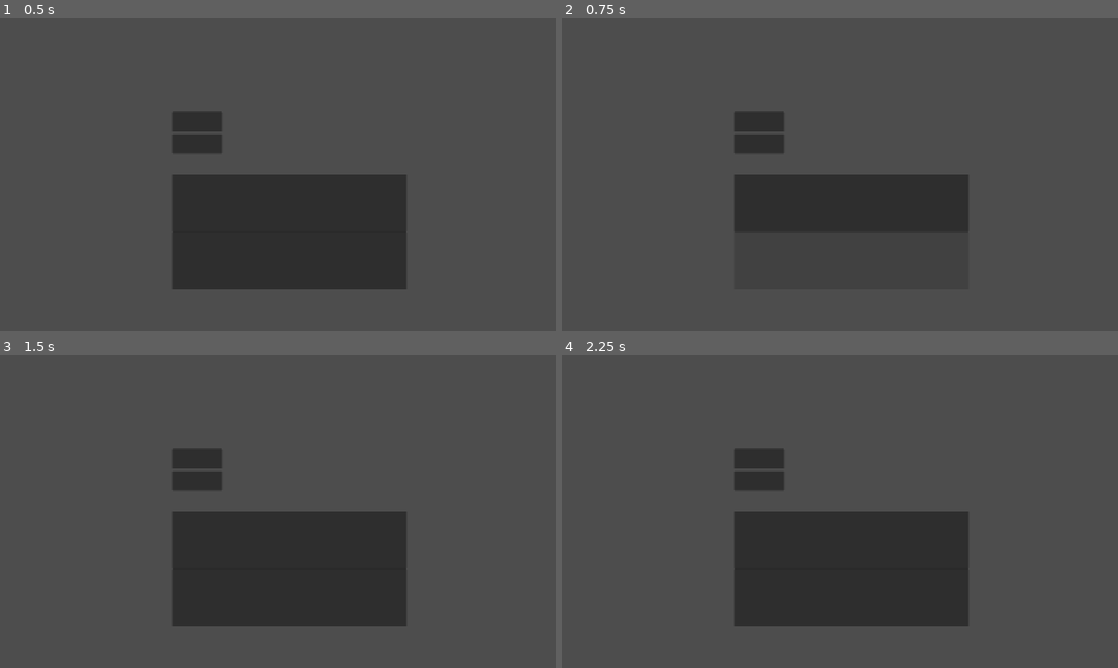
Above: before the commit, frames 1-4 (two rows, left to right).
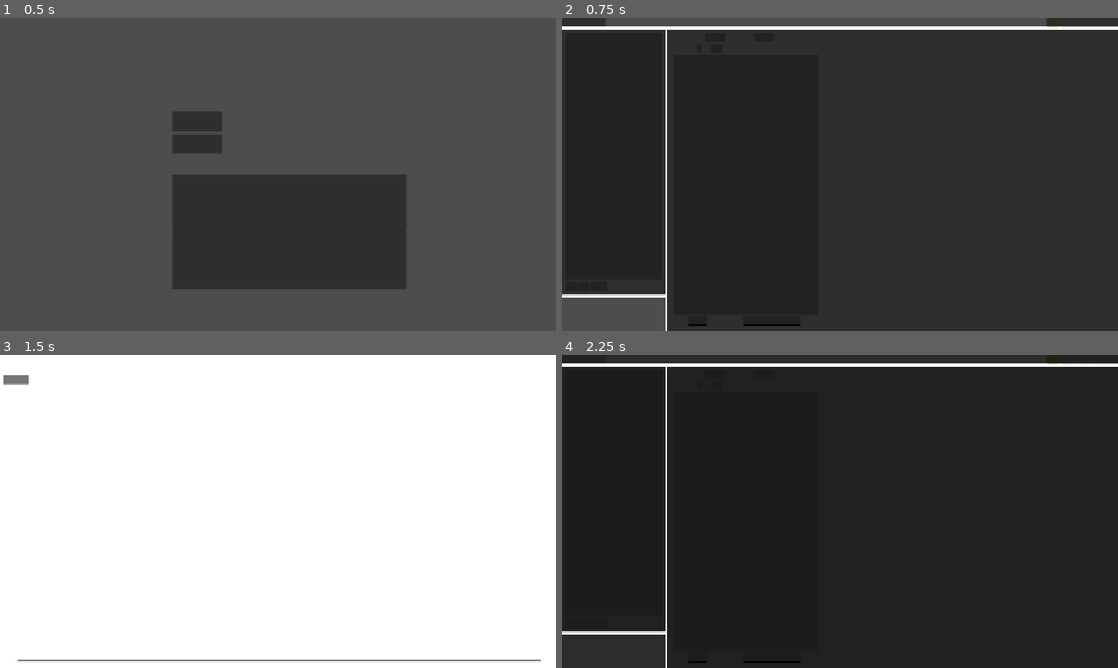
Above: after the commit, the same moments.

Repository: cunmin111-official/OpenRhyth-Editor
Game: Godot game, scene res://scene/start_scene.tscn
The game is run twice, just before and just after one commit, with the same random seed, the same clock (stepped at 60 frames per second) and the same inputs.
Inputs (mouse positions are in pixels of both pictures, inside the frame that each line leads up to):
- Up to frame 1 (0.5 s): no input
- Up to frame 2 (0.75 s): click "编辑 RWC" at 0.5 s
- Up to frame 3 (1.5 s): click (16, 358) at 1.25 s, where only the run after the commit has a clickable "预览"
- Up to frame 4 (2.25 s): click (578, 380) at 2 s, where only the run after the commit has a clickable "返回"

Frame 1 is identical in both runs. In frame 2, 82% of the frame differs, in the area x 0-100%, y 0-100%; in frame 3, 100%; in frame 4, 84%.

Commit message:
修复场景跳转的bug

Diff:
--- a/project.godot
+++ b/project.godot
@@ -36,5 +36,4 @@
 [rendering]
 
 rendering_device/driver.windows="d3d12"
-renderer/rendering_method="gl_compatibility"
-renderer/rendering_method.mobile="gl_compatibility"
+renderer/rendering_method="mobile"
--- a/scene/editor/editor_main.gd
+++ b/scene/editor/editor_main.gd
@@ -293,7 +293,7 @@
 	print("切换到 Shader 编辑模式")
 
 func _on_return_button_pressed() -> void:
-	get_tree().change_scene_to_file("res://start_scene.tscn")
+	get_tree().change_scene_to_file("res://scene/start_scene.tscn")
 
 func _on_preview_button_pressed() -> void:
 	var scroll_pos = 0.0
@@ -304,7 +304,7 @@
 	elif shader_edit_panel.visible:
 		scroll_pos = shader_edit_panel.v_scroll.value
 	Global.preview_time = scroll_pos
-	get_tree().change_scene_to_file("res://preview_page.tscn")
+	get_tree().change_scene_to_file("res://scene/preview/preview_page.tscn")
 
 # 保存按钮
 func _on_save_button_pressed():
--- a/scene/preview/preview_page.gd
+++ b/scene/preview/preview_page.gd
@@ -833,7 +833,7 @@
 	is_playing = false
 	stop_all_videos()
 	Global.preview_time = current_time
-	get_tree().change_scene_to_file("res://editor_main.tscn")
+	get_tree().change_scene_to_file("res://scene/editor/editor_main.tscn")
 
 func stop_all_videos() -> void:
 	for line_info in judge_line_nodes:
--- a/scene/start_scene.gd
+++ b/scene/start_scene.gd
@@ -28,7 +28,7 @@
 	pass
 
 func _on_edit_file_pressed():
-	get_tree().change_scene_to_file("res://editor_main.tscn")
+	get_tree().change_scene_to_file("res://scene/editor/editor_main.tscn")
 
 func _on_select_file_button_pressed():
 	file_picker.popup()
Not shown, changed: export_presets.cfg
